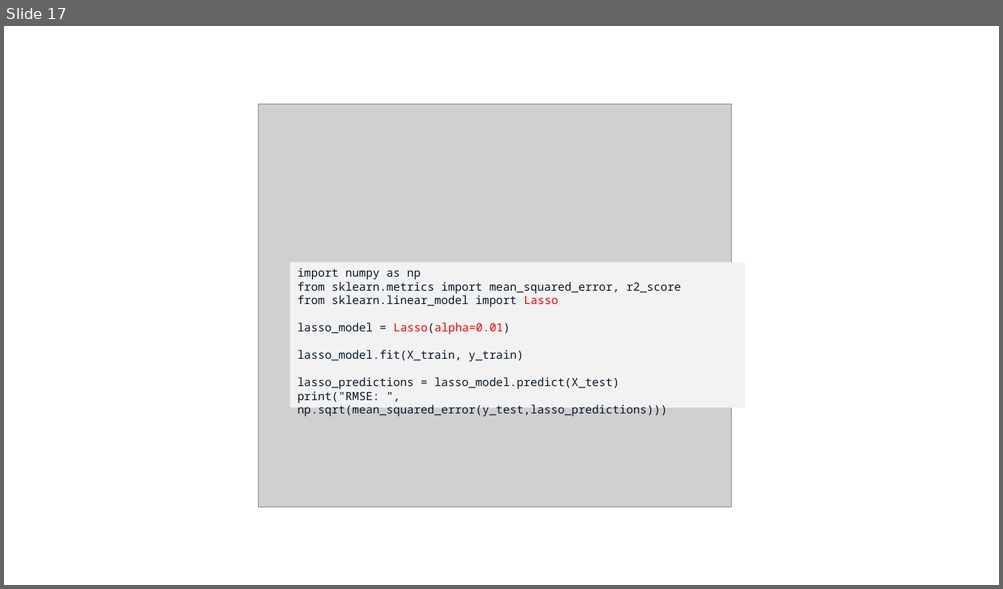
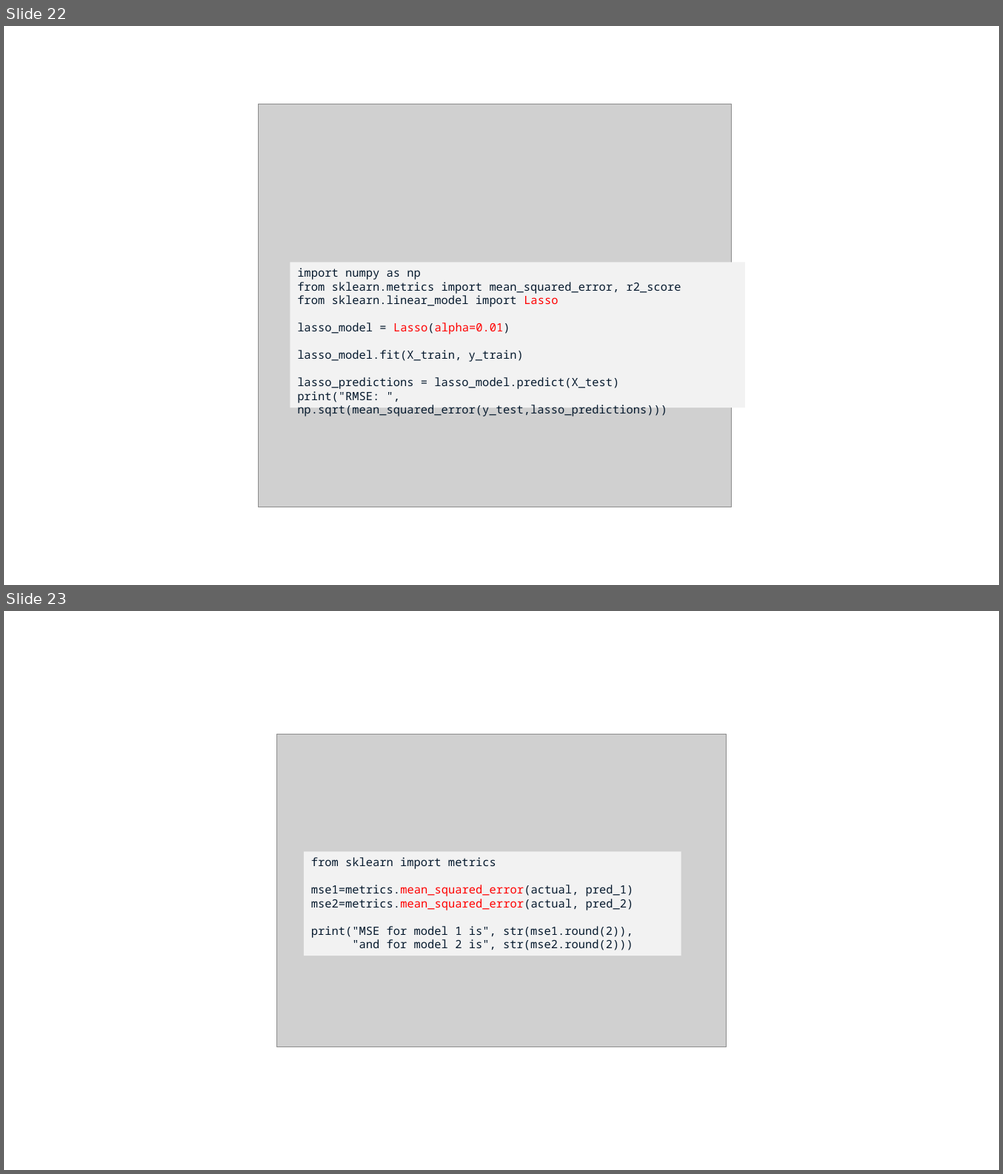
Before and after one commit to JNYH/DataCamp_Assessment, a slide deck: Model_Development.pptx. Shown one above the other, each under a label of ours: slide 17 before the commit, slides 22 and 23 after it. The pictures are 1003x589 and 1003x1174 pixels, drawn with LibreOffice and Linux fonts; fonts in the diff are those of the drawing; grey boxes stand for pictures. Boxes give left, top, right and bottom in pixels: in the first picture for what was removed or moved away, otherwise in the second. Text is boxed around its words. In the diff, an @@ line names an element or a change of style, - is before the commit and + after.

```diff
--- a/Model_Development.pptx
+++ b/Model_Development.pptx
@@ slide 23 added at (x1=4, y1=611, x2=999, y2=1170), background #FFFFFF @@
@@ picture added at (x1=276, y1=734, x2=726, y2=1048) @@
@@ rectangle added at (x1=304, y1=852, x2=681, y2=957), fill #F2F2F2, 11 pt, text #05192D @@
+from sklearn import metrics
+mse1=metrics.mean_squared_error(actual, pred_1)
+mse2=metrics.mean_squared_error(actual, pred_2)
+print("MSE for model 1 is", str(mse1.round(2)),
+"and for model 2 is", str(mse2.round(2)))
@@ what was slide 17 is now slide 22 @@
```
Also in this commit, not shown: 4 slides changed, 12 other slides added, 3 slides removed.
